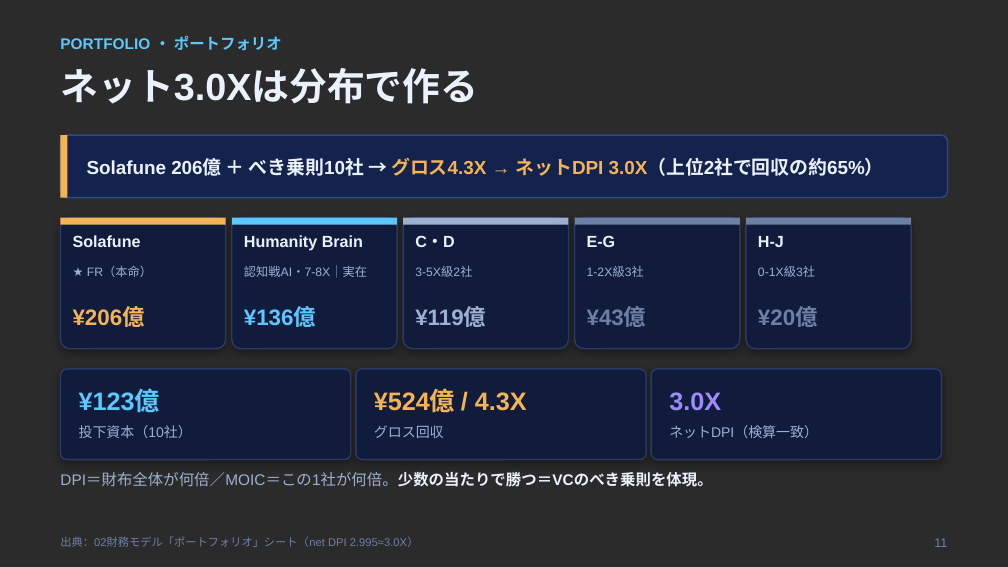
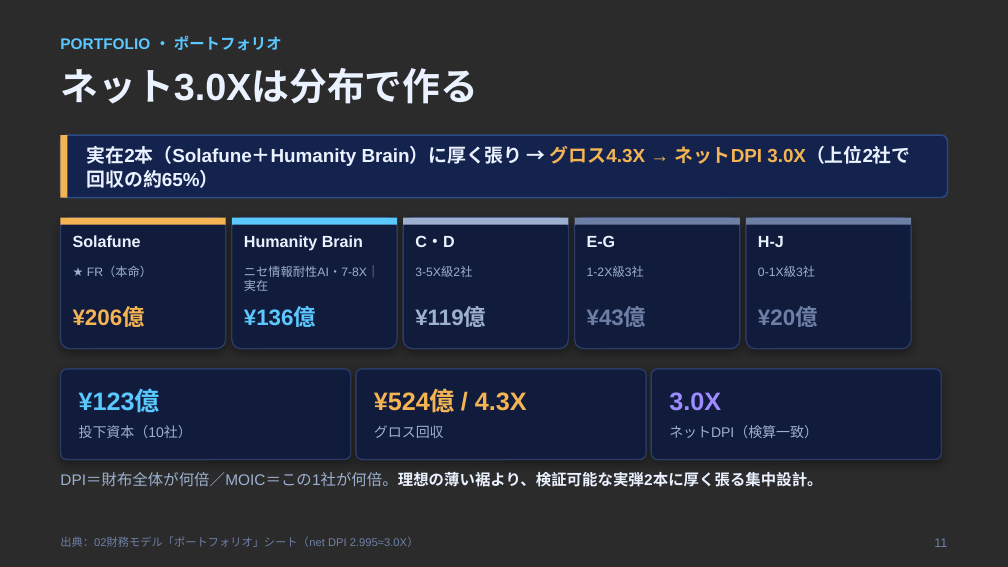
Before and after one commit to Hiroyuki-01/identity_academy_vc, a slide deck: slide 11 of outputs/05_発表スライド.pptx. Drawn at 1008x567 pixels with LibreOffice and Linux fonts; fonts in the diff are those of the drawing; background and template pictures are left out; a plain dark background stands for a picture behind light text. Boxes give left, top, right and bottom in pixels: in the first picture for what was removed or moved away, otherwise in the second. Text is boxed around its words. In the diff, an @@ line names an element or a change of style, - is before the commit and + after.

```diff
--- a/outputs/05_発表スライド.pptx
+++ b/outputs/05_発表スライド.pptx
@@ text at box(87, 146, 910, 166): text changed @@
-Solafune 206億 ＋ べき乗則10社 → グロス4.3X → ネットDPI 3.0X（上位2社で回収の約65%）
+実在2本（Solafune＋Humanity Brain）に厚く張り → グロス4.3X → ネットDPI 3.0X（上位2社で回収の約65%）
@@ text at box(244, 266, 380, 291): text changed @@
-認知戦AI・7-8X｜実在
+ニセ情報耐性AI・7-8X｜実在
@@ text at box(60, 472, 822, 487): text changed; text colour #9DB0D0 to #EAF1FF; bold on @@
-DPI＝財布全体が何倍／MOIC＝この1社が何倍。少数の当たりで勝つ＝VCのべき乗則を体現。
+DPI＝財布全体が何倍／MOIC＝この1社が何倍。理想の薄い裾より、検証可能な実弾2本に厚く張る集中設計。
```
Also in this commit, not shown: 1 other slide changed, 36 other files.
